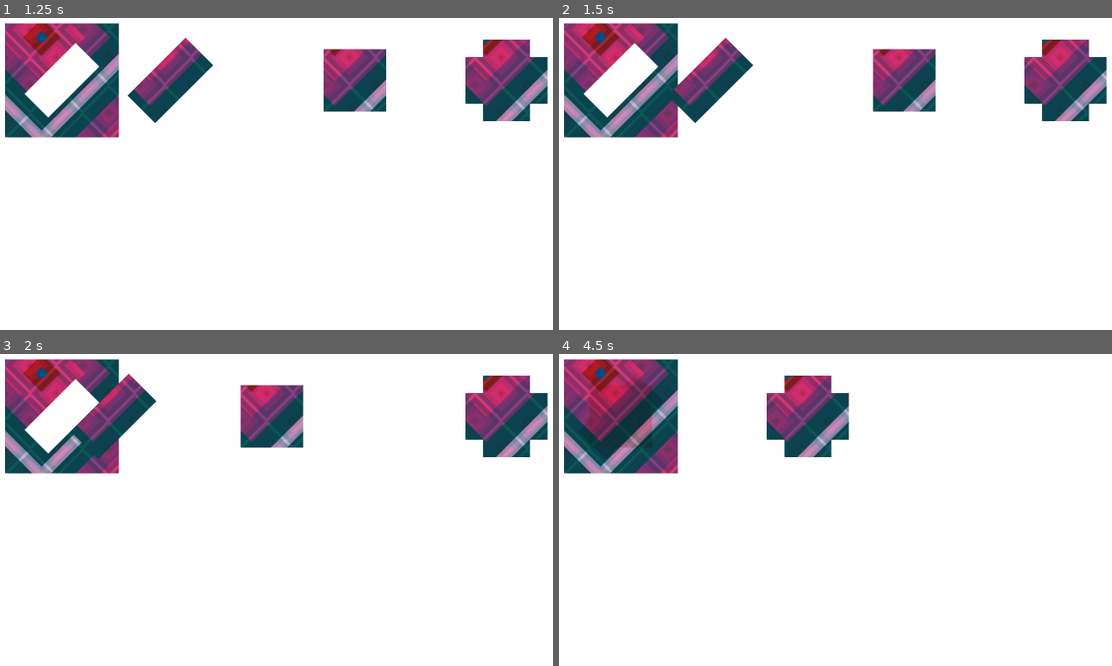
Above: before the commit, frames 1-4 (two rows, left to right).
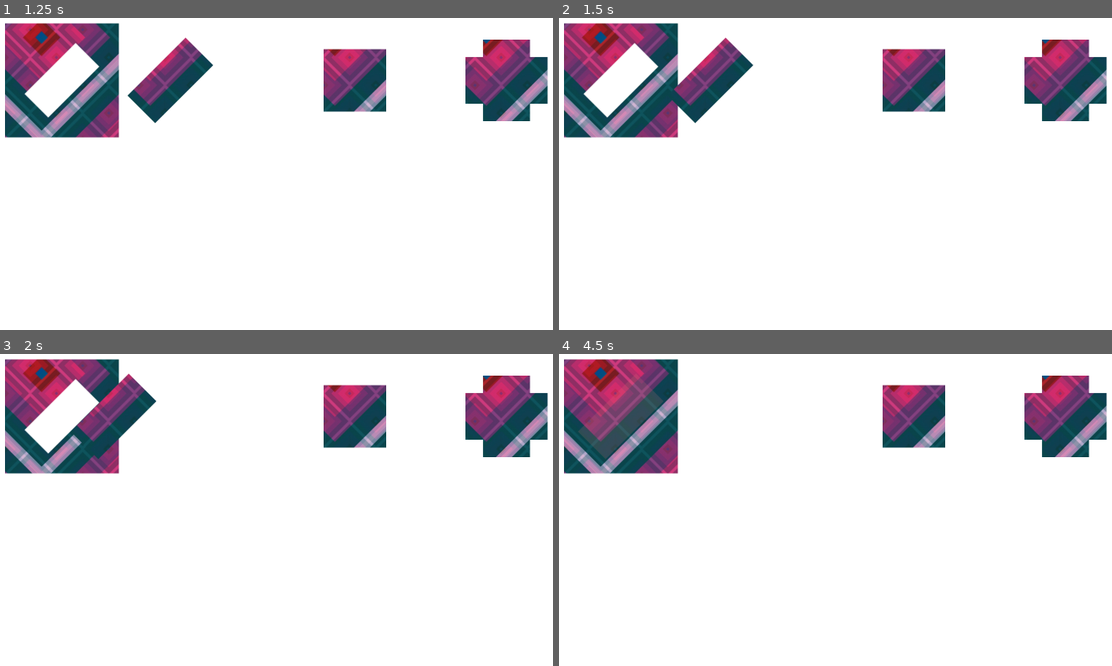
Above: after the commit, the same moments.

Repository: efor0004/spatial-fyp
Game: Godot game, scene res://Game.tscn
Two runs of this game, one before a commit and one after it. Both use one fixed random seed, a clock stepped at 60 frames per second and the inputs below.
Inputs (mouse positions are in pixels of both pictures, inside the frame that each line leads up to):
- Up to frame 1 (1.25 s): tap Enter at 0.5 s; move the mouse to (215, 80) at 0.52 s; click (215, 80) at 0.67 s
- Up to frame 2 (1.5 s): move the mouse to (912, 80) at 1.27 s; click (912, 80) at 1.42 s
- Up to frame 3 (2 s): no input
- Up to frame 4 (4.5 s): move the mouse to (1067, 416) at 2.02 s; click (1067, 416) at 2.17 s; move the mouse to (802, 516) at 2.77 s; click (802, 516) at 2.92 s; move the mouse to (1040, 491) at 3.52 s; click (1040, 491) at 3.67 s; move the mouse to (outside the picture) at 4.27 s; click (outside the picture) at 4.42 s

Frame 1 is identical in both runs. In frame 2, 1.8% of the frame differs, in the area x 56-70%, y 9-31%; in frame 3, 4.6%; in frame 4, 11%, in the area x 3-100%, y 6-34%.

Commit message:
QUILT: Disable other options during animations

Diff:
--- a/quilt/app/Game.tscn
+++ b/quilt/app/Game.tscn
@@ -13,7 +13,7 @@
 [sub_resource type="CanvasItemMaterial" id=1]
 light_mode = 2
 
-[sub_resource type="Animation" id=3]
+[sub_resource type="Animation" id=2]
 resource_name = "Correct"
 length = 5.0
 step = 0.5
@@ -30,7 +30,7 @@
 "values": [ Vector2( 821, 768 ), Vector2( 356, 768 ) ]
 }
 tracks/1/type = "value"
-tracks/1/path = NodePath("AnimationPlayer1/Layer2/Option 1/Fabric Texture:self_modulate")
+tracks/1/path = NodePath("AnimationPlayer1/Layer2/Option 1/Sub Layer/Colour Overlay:self_modulate")
 tracks/1/interp = 1
 tracks/1/loop_wrap = true
 tracks/1/imported = false
@@ -39,10 +39,22 @@
 "times": PoolRealArray( 0, 2.5, 3, 3.5, 4, 4.5 ),
 "transitions": PoolRealArray( 1, 1, 1, 1, 1, 1 ),
 "update": 0,
-"values": [ Color( 1, 1, 1, 1 ), Color( 1, 1, 1, 1 ), Color( 0.631373, 1, 0.631373, 1 ), Color( 1, 1, 1, 1 ), Color( 0.631373, 1, 0.631373, 1 ), Color( 1, 1, 1, 1 ) ]
-}
-
-[sub_resource type="Animation" id=4]
+"values": [ Color( 1, 1, 1, 0 ), Color( 1, 1, 1, 0 ), Color( 0.105882, 0.827451, 0.105882, 0.27451 ), Color( 1, 1, 1, 0 ), Color( 0.105882, 0.827451, 0.105882, 0.27451 ), Color( 1, 1, 1, 0 ) ]
+}
+tracks/2/type = "value"
+tracks/2/path = NodePath("AnimationPlayer1/Layer2/Option 1/Sub Layer/Colour Overlay:position")
+tracks/2/interp = 1
+tracks/2/loop_wrap = true
+tracks/2/imported = false
+tracks/2/enabled = true
+tracks/2/keys = {
+"times": PoolRealArray( 0, 2 ),
+"transitions": PoolRealArray( 1, 1 ),
+"update": 0,
+"values": [ Vector2( 821, 768 ), Vector2( 356, 768 ) ]
+}
+
+[sub_resource type="Animation" id=3]
 resource_name = "Incorrect"
 length = 7.0
 step = 0.5
@@ -59,7 +71,7 @@
 "values": [ Vector2( 821, 768 ), Vector2( 356, 768 ), Vector2( 356, 768 ), Vector2( 356, 1750 ) ]
 }
 tracks/1/type = "value"
-tracks/1/path = NodePath("AnimationPlayer1/Layer2/Option 1/Fabric Texture:self_modulate")
+tracks/1/path = NodePath("AnimationPlayer1/Layer2/Option 1/Sub Layer/Colour Overlay:self_modulate")
 tracks/1/interp = 1
 tracks/1/loop_wrap = true
 tracks/1/imported = false
@@ -68,10 +80,32 @@
 "times": PoolRealArray( 0, 2.5, 3, 3.5, 4, 4.5 ),
 "transitions": PoolRealArray( 1, 1, 1, 1, 1, 1 ),
 "update": 0,
-"values": [ Color( 1, 1, 1, 1 ), Color( 1, 1, 1, 1 ), Color( 0.980392, 0.717647, 0.717647, 1 ), Color( 1, 1, 1, 1 ), Color( 0.980392, 0.717647, 0.717647, 1 ), Color( 1, 1, 1, 1 ) ]
-}
-
-[sub_resource type="RectangleShape2D" id=2]
+"values": [ Color( 1, 1, 1, 0 ), Color( 1, 1, 1, 0 ), Color( 0.811765, 0.152941, 0.152941, 0.27451 ), Color( 1, 1, 1, 0 ), Color( 0.811765, 0.152941, 0.152941, 0.27451 ), Color( 1, 1, 1, 0 ) ]
+}
+tracks/2/type = "value"
+tracks/2/path = NodePath("AnimationPlayer1/Layer2/Option 1/Sub Layer/Colour Overlay:position")
+tracks/2/interp = 1
+tracks/2/loop_wrap = true
+tracks/2/imported = false
+tracks/2/enabled = true
+tracks/2/keys = {
+"times": PoolRealArray( 0, 2, 5, 7 ),
+"transitions": PoolRealArray( 1, 1, 1, 1 ),
+"update": 0,
+"values": [ Vector2( 821, 768 ), Vector2( 356, 768 ), Vector2( 356, 768 ), Vector2( 356, 1750 ) ]
+}
+
+[sub_resource type="CanvasItemMaterial" id=11]
+light_mode = 2
+
+[sub_resource type="Gradient" id=9]
+colors = PoolColorArray( 1, 1, 1, 1, 1, 1, 1, 1 )
+
+[sub_resource type="GradientTexture" id=10]
+gradient = SubResource( 9 )
+width = 368
+
+[sub_resource type="RectangleShape2D" id=4]
 extents = Vector2( 192, 192 )
 
 [sub_resource type="Animation" id=5]
@@ -91,7 +125,7 @@
 "values": [ Vector2( 1256, 768 ), Vector2( 356, 768 ) ]
 }
 tracks/1/type = "value"
-tracks/1/path = NodePath("AnimationPlayer2/Layer3/Option 2/Fabric Texture:self_modulate")
+tracks/1/path = NodePath("AnimationPlayer2/Layer3/Option 2/SubLayer/Colour Overlay:self_modulate")
 tracks/1/interp = 1
 tracks/1/loop_wrap = true
 tracks/1/imported = false
@@ -100,7 +134,19 @@
 "times": PoolRealArray( 0, 3.5, 4, 4.5, 5, 5.5 ),
 "transitions": PoolRealArray( 1, 1, 1, 1, 1, 1 ),
 "update": 0,
-"values": [ Color( 1, 1, 1, 1 ), Color( 1, 1, 1, 1 ), Color( 0.631373, 1, 0.631373, 1 ), Color( 1, 1, 1, 1 ), Color( 0.631373, 1, 0.631373, 1 ), Color( 1, 1, 1, 1 ) ]
+"values": [ Color( 1, 1, 1, 0 ), Color( 1, 1, 1, 0 ), Color( 0.105882, 0.827451, 0.105882, 0.27451 ), Color( 1, 1, 1, 0 ), Color( 0.105882, 0.827451, 0.105882, 0.27451 ), Color( 1, 1, 1, 0 ) ]
+}
+tracks/2/type = "value"
+tracks/2/path = NodePath("AnimationPlayer2/Layer3/Option 2/SubLayer/Colour Overlay:position")
+tracks/2/interp = 1
+tracks/2/loop_wrap = true
+tracks/2/imported = false
+tracks/2/enabled = true
+tracks/2/keys = {
+"times": PoolRealArray( 0, 3 ),
+"transitions": PoolRealArray( 1, 1 ),
+"update": 0,
+"values": [ Vector2( 1256, 768 ), Vector2( 356, 768 ) ]
 }
 
 [sub_resource type="Animation" id=6]
@@ -120,7 +166,7 @@
 "values": [ Vector2( 1256, 768 ), Vector2( 356, 768 ), Vector2( 356, 768 ), Vector2( 356, 1750 ) ]
 }
 tracks/1/type = "value"
-tracks/1/path = NodePath("AnimationPlayer2/Layer3/Option 2/Fabric Texture:self_modulate")
+tracks/1/path = NodePath("AnimationPlayer2/Layer3/Option 2/SubLayer/Colour Overlay:self_modulate")
 tracks/1/interp = 1
 tracks/1/loop_wrap = true
 tracks/1/imported = false
@@ -129,8 +175,30 @@
 "times": PoolRealArray( 0, 2.5, 3, 3.5, 4, 4.5 ),
 "transitions": PoolRealArray( 1, 1, 1, 1, 1, 1 ),
 "update": 0,
-"values": [ Color( 1, 1, 1, 1 ), Color( 1, 1, 1, 1 ), Color( 0.980392, 0.717647, 0.717647, 1 ), Color( 1, 1, 1, 1 ), Color( 0.980392, 0.717647, 0.717647, 1 ), Color( 1, 1, 1, 1 ) ]
-}
+"values": [ Color( 1, 1, 1, 0 ), Color( 1, 1, 1, 0 ), Color( 0.811765, 0.152941, 0.152941, 0.27451 ), Color( 1, 1, 1, 0 ), Color( 0.811765, 0.152941, 0.152941, 0.27451 ), Color( 1, 1, 1, 0 ) ]
+}
+tracks/2/type = "value"
+tracks/2/path = NodePath("AnimationPlayer2/Layer3/Option 2/SubLayer/Colour Overlay:position")
+tracks/2/interp = 1
+tracks/2/loop_wrap = true
+tracks/2/imported = false
+tracks/2/enabled = true
+tracks/2/keys = {
+"times": PoolRealArray( 0, 2, 5, 7 ),
+"transitions": PoolRealArray( 1, 1, 1, 1 ),
+"update": 0,
+"values": [ Vector2( 1256, 768 ), Vector2( 358, 768 ), Vector2( 358, 768 ), Vector2( 358, 1750 ) ]
+}
+
+[sub_resource type="CanvasItemMaterial" id=14]
+light_mode = 2
+
+[sub_resource type="Gradient" id=12]
+colors = PoolColorArray( 1, 1, 1, 1, 1, 1, 1, 1 )
+
+[sub_resource type="GradientTexture" id=13]
+gradient = SubResource( 12 )
+width = 384
 
 [sub_resource type="Animation" id=7]
 resource_name = "Correct"
@@ -149,7 +217,7 @@
 "values": [ Vector2( 1721, 768 ), Vector2( 356, 768 ) ]
 }
 tracks/1/type = "value"
-tracks/1/path = NodePath("AnimationPlayer3/Layer4/Option 3/Fabric Texture:self_modulate")
+tracks/1/path = NodePath("AnimationPlayer3/Layer4/Option 3/SubLayer/Colour Overlay:self_modulate")
 tracks/1/interp = 1
 tracks/1/loop_wrap = true
 tracks/1/imported = false
@@ -158,7 +226,19 @@
 "times": PoolRealArray( 0, 4.5, 5, 5.5, 6, 6.5 ),
 "transitions": PoolRealArray( 1, 1, 1, 1, 1, 1 ),
 "update": 0,
-"values": [ Color( 1, 1, 1, 1 ), Color( 1, 1, 1, 1 ), Color( 0.631373, 1, 0.631373, 1 ), Color( 1, 1, 1, 1 ), Color( 0.631373, 1, 0.631373, 1 ), Color( 1, 1, 1, 1 ) ]
+"values": [ Color( 1, 1, 1, 0 ), Color( 1, 1, 1, 0 ), Color( 0.105882, 0.827451, 0.105882, 0.27451 ), Color( 1, 1, 1, 0 ), Color( 0.105882, 0.827451, 0.105882, 0.27451 ), Color( 1, 1, 1, 0 ) ]
+}
+tracks/2/type = "value"
+tracks/2/path = NodePath("AnimationPlayer3/Layer4/Option 3/SubLayer/Colour Overlay:position")
+tracks/2/interp = 1
+tracks/2/loop_wrap = true
+tracks/2/imported = false
+tracks/2/enabled = true
+tracks/2/keys = {
+"times": PoolRealArray( 0, 4 ),
+"transitions": PoolRealArray( 1, 1 ),
+"update": 0,
+"values": [ Vector2( 1721, 768 ), Vector2( 358, 768 ) ]
 }
 
 [sub_resource type="Animation" id=8]
@@ -178,7 +258,7 @@
 "values": [ Vector2( 1721, 768 ), Vector2( 356, 768 ), Vector2( 356, 768 ), Vector2( 356, 1750 ) ]
 }
 tracks/1/type = "value"
-tracks/1/path = NodePath("AnimationPlayer3/Layer4/Option 3/Fabric Texture:self_modulate")
+tracks/1/path = NodePath("AnimationPlayer3/Layer4/Option 3/SubLayer/Colour Overlay:self_modulate")
 tracks/1/interp = 1
 tracks/1/loop_wrap = true
 tracks/1/imported = false
@@ -187,8 +267,30 @@
 "times": PoolRealArray( 0, 4.5, 5, 5.5, 6, 6.5 ),
 "transitions": PoolRealArray( 1, 1, 1, 1, 1, 1 ),
 "update": 0,
-"values": [ Color( 1, 1, 1, 1 ), Color( 1, 1, 1, 1 ), Color( 0.980392, 0.717647, 0.717647, 1 ), Color( 1, 1, 1, 1 ), Color( 0.980392, 0.717647, 0.717647, 1 ), Color( 1, 1, 1, 1 ) ]
-}
+"values": [ Color( 1, 1, 1, 0 ), Color( 1, 1, 1, 0 ), Color( 0.811765, 0.152941, 0.152941, 0.27451 ), Color( 1, 1, 1, 0 ), Color( 0.811765, 0.152941, 0.152941, 0.27451 ), Color( 1, 1, 1, 0 ) ]
+}
+tracks/2/type = "value"
+tracks/2/path = NodePath("AnimationPlayer3/Layer4/Option 3/SubLayer/Colour Overlay:position")
+tracks/2/interp = 1
+tracks/2/loop_wrap = true
+tracks/2/imported = false
+tracks/2/enabled = true
+tracks/2/keys = {
+"times": PoolRealArray( 0, 4, 7, 9 ),
+"transitions": PoolRealArray( 1, 1, 1, 1 ),
+"update": 0,
+"values": [ Vector2( 1721, 768 ), Vector2( 358, 768 ), Vector2( 358, 768 ), Vector2( 358, 1750 ) ]
+}
+
+[sub_resource type="CanvasItemMaterial" id=15]
+light_mode = 2
+
+[sub_resource type="Gradient" id=16]
+colors = PoolColorArray( 1, 1, 1, 1, 1, 1, 1, 1 )
+
+[sub_resource type="GradientTexture" id=17]
+gradient = SubResource( 16 )
+width = 384
 
 [node name="Game" type="Node2D"]
 
@@ -215,8 +317,8 @@
 region_rect = Rect2( 0, 0, 384, 384 )
 
 [node name="AnimationPlayer1" type="AnimationPlayer" parent="Question"]
-anims/Correct = SubResource( 3 )
-anims/Incorrect = SubResource( 4 )
+anims/Correct = SubResource( 2 )
+anims/Incorrect = SubResource( 3 )
 script = ExtResource( 9 )
 
 [node name="Layer2" type="CanvasLayer" parent="Question/AnimationPlayer1"]
@@ -226,6 +328,18 @@
 position = Vector2( 821, 768 )
 z_index = 1
 script = ExtResource( 8 )
+
+[node name="Sub Layer" type="CanvasLayer" parent="Question/AnimationPlayer1/Layer2/Option 1"]
+layer = 2
+
+[node name="Colour Overlay" type="Sprite" parent="Question/AnimationPlayer1/Layer2/Option 1/Sub Layer"]
+self_modulate = Color( 1, 1, 1, 0 )
+material = SubResource( 11 )
+position = Vector2( 821, 768 )
+z_index = 1
+texture = SubResource( 10 )
+region_enabled = true
+region_rect = Rect2( 0, 0, 368, 368 )
 
 [node name="Light2D" type="Light2D" parent="Question/AnimationPlayer1/Layer2/Option 1"]
 texture = ExtResource( 5 )
@@ -258,6 +372,17 @@
 position = Vector2( 1256, 768 )
 z_index = 1
 script = ExtResource( 8 )
+
+[node name="SubLayer" type="CanvasLayer" parent="Question/AnimationPlayer2/Layer3/Option 2"]
+layer = 3
+
+[node name="Colour Overlay" type="Sprite" parent="Question/AnimationPlayer2/Layer3/Option 2/SubLayer"]
+self_modulate = Color( 1, 1, 1, 0 )
+material = SubResource( 14 )
+position = Vector2( 1256, 768 )
+texture = SubResource( 13 )
+region_enabled = true
+region_rect = Rect2( 0, 0, 384, 384 )
 
 [node name="Light2D" type="Light2D" parent="Question/AnimationPlayer2/Layer3/Option 2"]
 texture = ExtResource( 6 )
@@ -289,6 +414,17 @@
 position = Vector2( 1721, 768 )
 z_index = 1
 script = ExtResource( 8 )
+
+[node name="SubLayer" type="CanvasLayer" parent="Question/AnimationPlayer3/Layer4/Option 3"]
+layer = 4
+
+[node name="Colour Overlay" type="Sprite" parent="Question/AnimationPlayer3/Layer4/Option 3/SubLayer"]
+self_modulate = Color( 1, 1, 1, 0 )
+material = SubResource( 15 )
+position = Vector2( 1721, 768 )
+texture = SubResource( 17 )
+region_enabled = true
+region_rect = Rect2( 0, 0, 384, 384 )
 
 [node name="Light2D" type="Light2D" parent="Question/AnimationPlayer3/Layer4/Option 3"]
 texture = ExtResource( 1 )
--- a/quilt/app/scripts/Option.gd
+++ b/quilt/app/scripts/Option.gd
@@ -6,6 +6,7 @@
 
 onready var animation_player = get_parent().get_parent()
 onready var question = animation_player.get_parent()
+onready var all_animation_players = get_all_animation_players()
 
 func pressed():
 	var is_correct = is_correct_answer()
@@ -20,7 +21,7 @@
 		print('incorrect')
 
 func is_correct_answer():
-	var option_sprite = self.get_child(0)
+	var option_sprite = self.get_node("Light2D")
 	var option_shape = option_sprite.get_texture()
 	var option_shape_path = option_shape.get_load_path()
 
@@ -31,7 +32,29 @@
 	return opt_no == 1
 
 func _input_event(_viewport, event, _shape_idx):
+	if is_animation_happening():
+		return
+
 	if event is InputEventMouseButton \
 	and event.button_index == BUTTON_LEFT \
 	and event.is_pressed():
 		pressed()
+
+func is_animation_happening():
+	var is_animating = false
+
+	for anim in all_animation_players:
+		if anim.is_playing():
+			is_animating = true
+			break
+
+	return is_animating
+
+func get_all_animation_players():
+	var all_animation_players = []
+
+	for node in question.get_children():
+		if node is AnimationPlayerWait:
+			all_animation_players.append(node)
+
+	return all_animation_players
Not shown: 4 places in quilt/app/Game.tscn that only renumber resources
Not shown, changed: quilt/app/export_presets.cfg
Not shown, changed: quilt/quilt-app.apk
